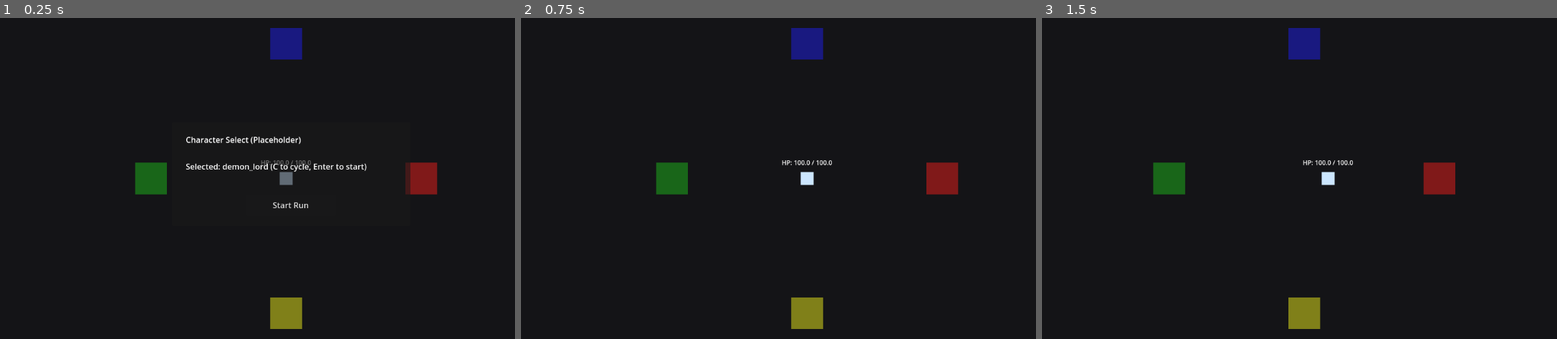
Above: before the commit, frames 1-3 (left to right).
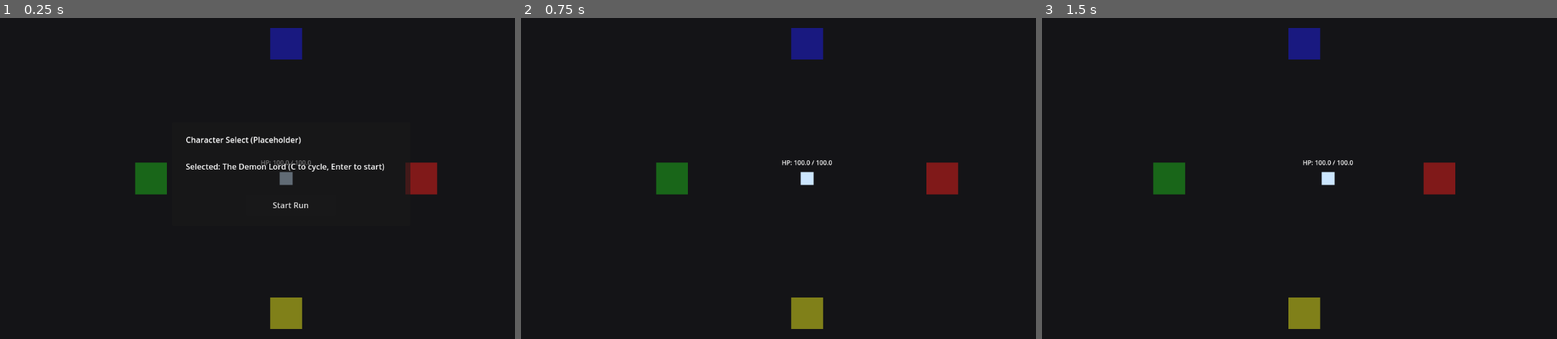
Above: after the commit, the same moments.

Repository: KevinRabbe/bullet-hell-roughe-lite
Game: Godot game, scene res://scenes/game/Main.tscn
Two runs of this game, one before a commit and one after it. Both use one fixed random seed, a clock stepped at 60 frames per second and the inputs below.
Inputs:
- Up to frame 1 (0.25 s): no input
- Up to frame 2 (0.75 s): click "Start Run" at 0.5 s
- Up to frame 3 (1.5 s): tap Enter at 1.25 s; hold D (move_right) from 1.28 s (still down); hold C (cycle_character) from 1.28 s (still down)

The runs differ from the first frame. In frame 1, 0.4% of the frame differs, in the area x 43-75%, y 45-48%; in frame 2, nothing differs; in frame 3, nothing differs.

Commit message:
Task 4.3: Add demo character data stubs
Adds display-name support for character selection and keeps character application deferred until run start.

Diff:
--- a/scripts/game/main_game.gd
+++ b/scripts/game/main_game.gd
@@ -7,6 +7,7 @@
 @onready var start_button: Button = $CharacterSelect/Panel/StartButton
 var waiting_for_restart: bool = false
 var selectable_characters: Array[String] = ["gunslinger"]
+var character_display_names: Dictionary = {"gunslinger": "The Gunslinger"}
 var selected_character_index: int = 0
 var run_started: bool = false
 
@@ -68,7 +69,6 @@
 	if selectable_characters.is_empty():
 		return
 	selected_character_index = (selected_character_index + 1) % selectable_characters.size()
-	_apply_selected_character()
 
 func _apply_selected_character() -> void:
 	if selectable_characters.is_empty():
@@ -129,8 +129,23 @@
 		if not normalized.is_empty():
 			selectable_characters = normalized
 			selected_character_index = 0
+			_refresh_character_display_names(data_registry)
+			print("Character selection list: " + str(selectable_characters))
 
 func _update_character_debug_label() -> void:
 	if character_label == null or selectable_characters.is_empty():
 		return
-	character_label.text = "Selected: %s (C to cycle, Enter to start)" % selectable_characters[selected_character_index]
+	var selected_id := selectable_characters[selected_character_index]
+	var display_name := str(character_display_names.get(selected_id, selected_id))
+	character_label.text = "Selected: %s (C to cycle, Enter to start)" % display_name
+
+func _refresh_character_display_names(data_registry: Node) -> void:
+	character_display_names.clear()
+	for character_id in selectable_characters:
+		var default_name := str(character_id)
+		var display_name := default_name
+		if data_registry.has_method("get_character"):
+			var character_variant: Variant = data_registry.call("get_character", character_id)
+			if character_variant is Dictionary:
+				display_name = str(character_variant.get("display_name", default_name))
+		character_display_names[character_id] = display_name
--- a/scripts/player/player.gd
+++ b/scripts/player/player.gd
@@ -40,7 +40,6 @@
 	current_hp = stats.max_hp
 	_apply_character_rules()
 	_update_hp_label()
-	apply_character_by_id("gunslinger")
 
 func _physics_process(_delta: float) -> void:
 	if is_dead:
@@ -228,13 +227,12 @@
 
 func _debug_add_stat_bonus(stat_id: String, value: float) -> void:
 	if not _has_stat_property(stat_id):
+		print("Unknown stat bonus: %s" % stat_id)
 		return
 	var current_value: Variant = stats.get(stat_id)
 	if current_value is float:
 		stats.set(stat_id, float(current_value) + value)
 	elif current_value is int:
 		stats.set(stat_id, int(current_value) + int(value))
-	if stat_id == "max_hp":
-		current_hp = minf(current_hp + value, stats.max_hp)
-	_update_hp_label()
-	_print_debug_stats()
+	_update_hp_label()
+	print("DEBUG stat bonus: %s %+0.2f" % [stat_id, value])
